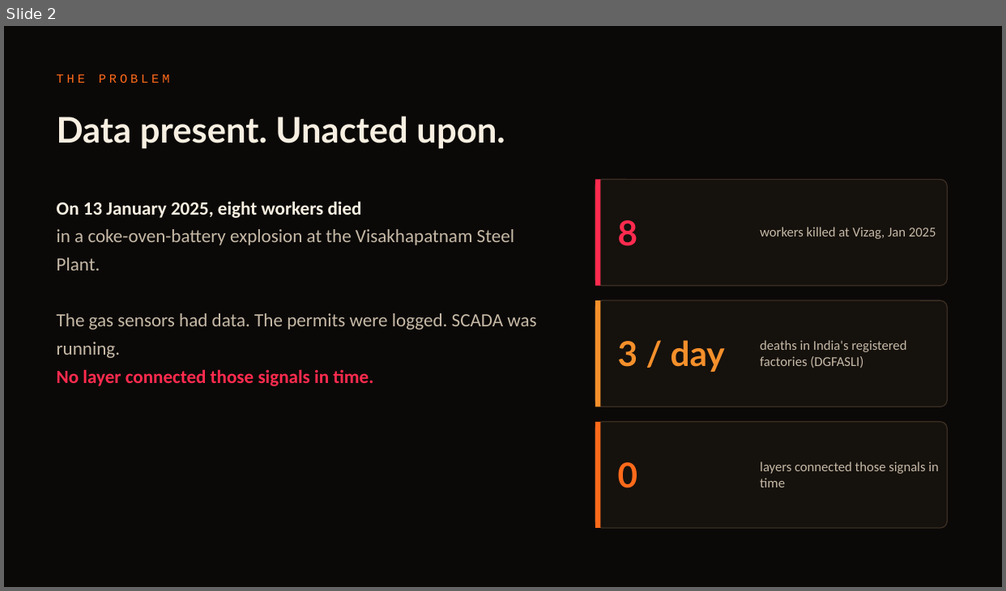
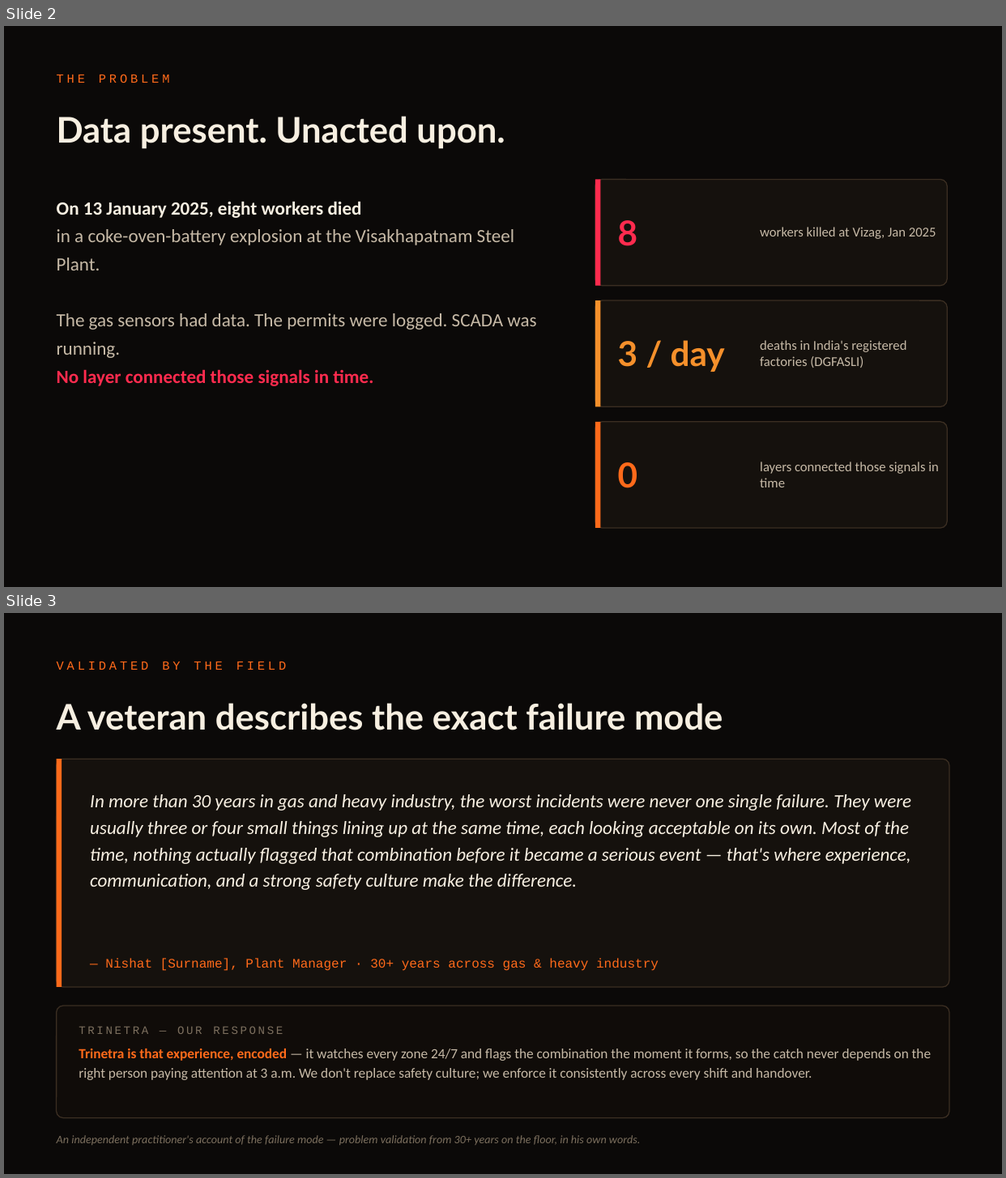
Before and after one commit to SaudSatopay/trinetra, a slide deck: docs/Trinetra_Deck.pptx. Shown one above the other, each under a label of ours: slide 2 before the commit, slides 2 and 3 after it. The pictures are 1006x591 and 1006x1178 pixels, drawn with LibreOffice and Linux fonts; fonts in the diff are those of the drawing. Boxes give left, top, right and bottom in pixels: in the first picture for what was removed or moved away, otherwise in the second. Text is boxed around its words. In the diff, an @@ line names an element or a change of style, - is before the commit and + after.

```diff
--- a/docs/Trinetra_Deck.pptx
+++ b/docs/Trinetra_Deck.pptx
@@ slide 3 added at (4,613,1002,1174), background #0B0908 @@
@@ text added at (57,662,286,670), 12 pt, text #FF6A1A @@
+VALIDATED BY THE FIELD
@@ text added at (57,703,722,730), 34 pt, text #F7EFE1, bold @@
+A veteran describes the exact failure mode
@@ rounded rectangle added at (57,759,949,987), fill #15110D, outline #3B2E22 1 pt @@
@@ rectangle added at (57,759,62,987), fill #FF6A1A @@
@@ text added at (90,794,911,890), 18 pt, text #F7EFE1, italic @@
+In more than 30 years in gas and heavy industry, the worst incidents were never one single failure. They were usually three or four small things lining up at the same time, each looking acceptable on its own. Most of the time, nothing actually flagged that combination before it became a serious event — that's where experience, communication, and a strong safety culture make the difference.
@@ text added at (105,958,658,971), 12.5 pt, text #FF6A1A @@
+— Nishat [Surname], Plant Manager · 30+ years across gas & heavy industry
@@ rounded rectangle added at (57,1006,949,1118), fill #100C09, outline #3B2E22 1 pt @@
@@ text added at (79,1026,283,1034), 11 pt, text #7C6F5E @@
+TRINETRA — OUR RESPONSE
@@ text added at (79,1049,931,1080), 13.5 pt, text #C6B9A6 @@
+Trinetra is that experience, encoded — it watches every zone 24/7 and flags the combination the moment it forms, so the catch never depends on the right person paying attention at 3 a.m. We don't replace safety culture; we enforce it consistently across every shift and handover.
@@ text added at (57,1135,641,1145), 11 pt, text #7C6F5E, italic @@
+An independent practitioner's account of the failure mode — problem validation from 30+ years on the floor, in his own words.
```
Also in this commit, not shown: 1 slide changed, 3 other files.
